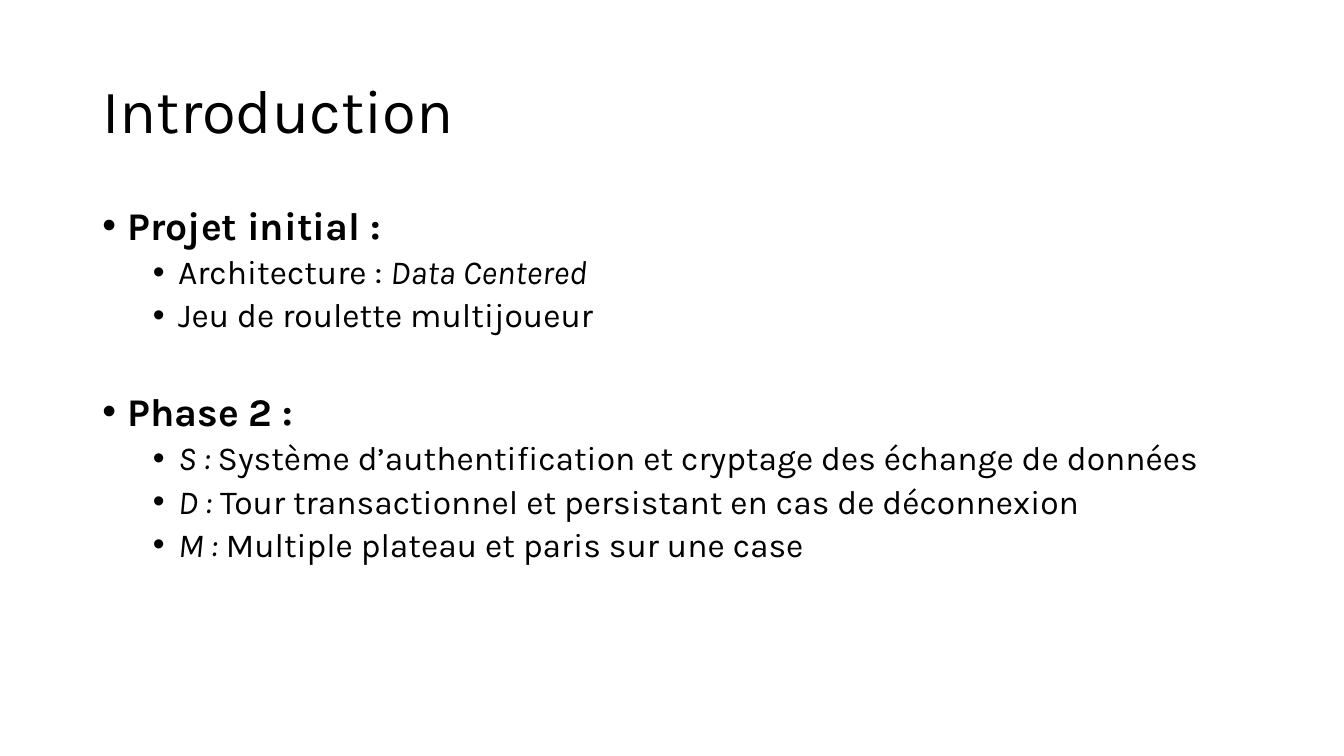
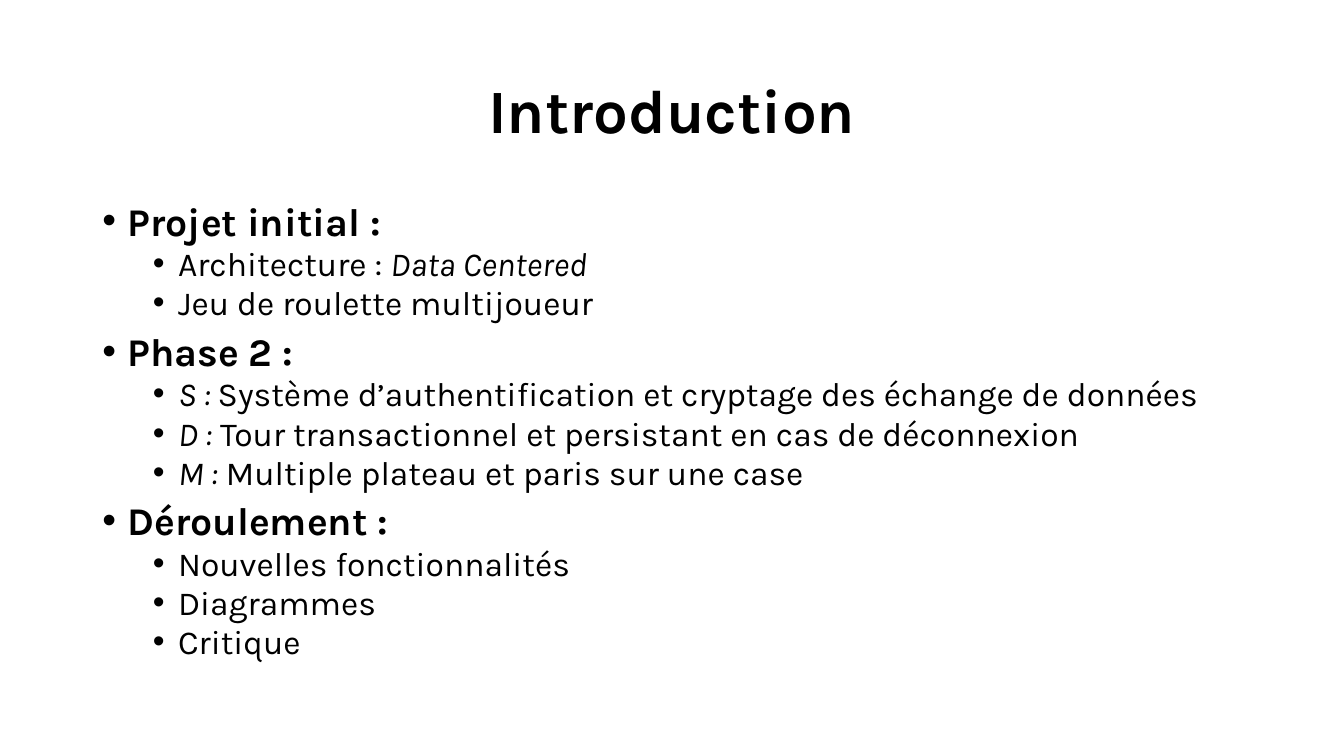
Before and after one commit to RobinSteiger/ASAD, a slide deck: slide 2 of doc/presentation.pptx. Drawn at 1344x756 pixels with LibreOffice and Linux fonts; fonts in the diff are those of the drawing. Boxes give left, top, right and bottom in pixels: in the first picture for what was removed or moved away, otherwise in the second. Text is boxed around its words. In the diff, an @@ line names an element or a change of style, - is before the commit and + after.

Commit message:
Update presentation

```diff
--- a/doc/presentation.pptx
+++ b/doc/presentation.pptx
@@ title "Introduction" at [488, 89, 855, 134]: bold on; alignment left to centre @@
@@ text at [128, 208, 1198, 493]: line spacing 0.9 to 0.8 @@
@@ text at [128, 504, 570, 662]: paragraphs added @@
+• Déroulement :
+  • Nouvelles fonctionnalités
+  • Diagrammes
+  • Critique
```
Also in this commit, not shown: 2 other slides changed, 4 slides added, 1 slide removed.
